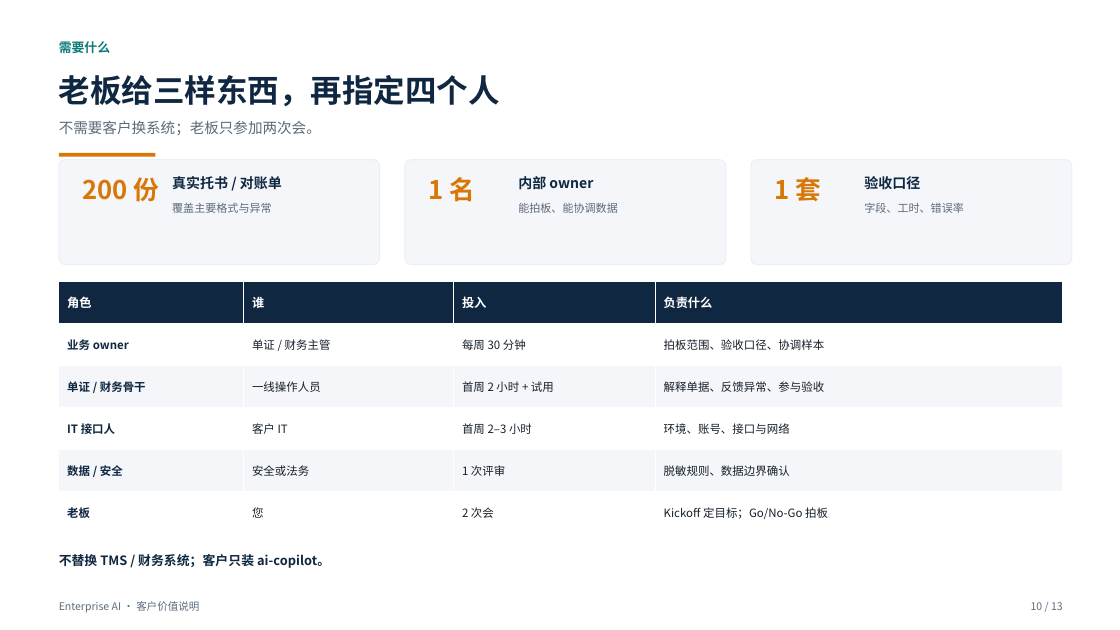
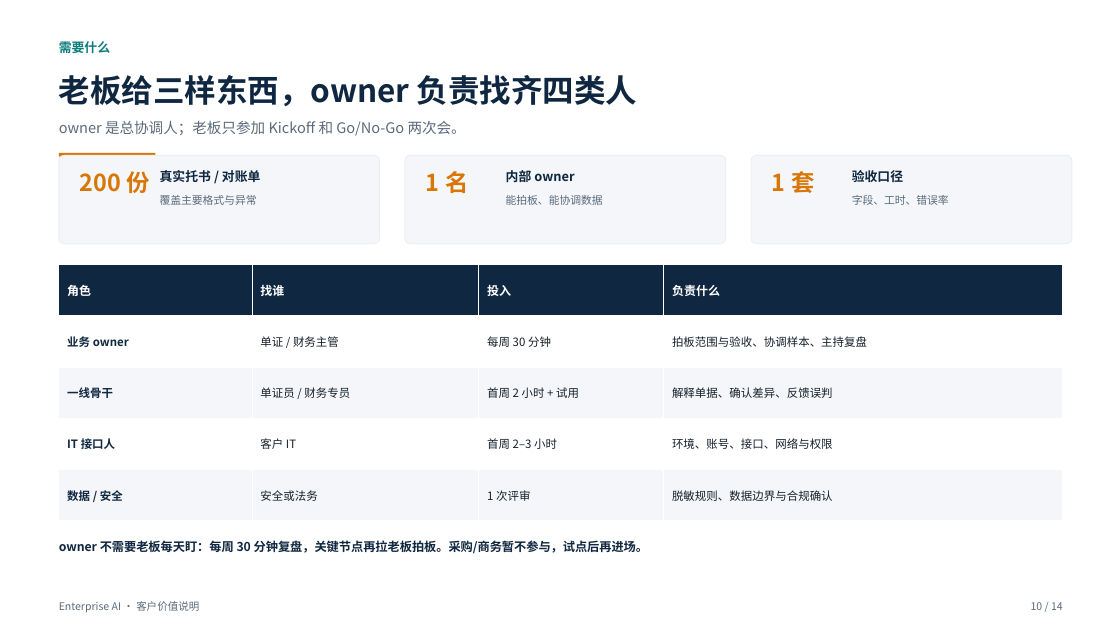
Before and after one commit to roma007/Enterprise-AI, a slide deck: slide 10 of 会客包/reports/客户老板版_系统能力介绍_2026-11-05.pptx. Drawn at 1120x630 pixels with LibreOffice and Linux fonts; fonts in the diff are those of the drawing. Boxes give left, top, right and bottom in pixels: in the first picture for what was removed or moved away, otherwise in the second. Text is boxed around its words. In the diff, an @@ line names an element or a change of style, - is before the commit and + after.

Commit message:
docs: 细化 owner 分工与三阶段配合

```diff
--- a/会客包/reports/客户老板版_系统能力介绍_2026-11-05.pptx
+++ b/会客包/reports/客户老板版_系统能力介绍_2026-11-05.pptx
@@ text at (x1=59, y1=75, x2=638, y2=106): text changed @@
-老板给三样东西，再指定四个人
+老板给三样东西，owner 负责找齐四类人
@@ text at (x1=59, y1=120, x2=466, y2=136): text changed @@
-不需要客户换系统；老板只参加两次会。
+owner 是总协调人；老板只参加 Kickoff 和 Go/No-Go 两次会。
@@ rounded rectangle resized from (x1=59, y1=160, x2=380, y2=265) to (x1=59, y1=155, x2=380, y2=244) @@
@@ text "真实托书 / 对账单" moved from (x1=172, y1=176, x2=282, y2=190) to (x1=160, y1=170, x2=261, y2=182) @@
@@ rounded rectangle resized from (x1=405, y1=160, x2=726, y2=265) to (x1=405, y1=155, x2=726, y2=244) @@
@@ text "内部 owner" moved from (x1=518, y1=176, x2=593, y2=189) to (x1=506, y1=170, x2=574, y2=182) @@
@@ rounded rectangle resized from (x1=751, y1=160, x2=1072, y2=265) to (x1=751, y1=155, x2=1072, y2=244) @@
@@ size 22 to 20 pt in 3 elements at (x1=80, y1=171, x2=149, y2=193), (x1=426, y1=171, x2=468, y2=193), (x1=772, y1=171, x2=814, y2=193) @@
@@ size 12 to 11 pt in 3 elements at (x1=160, y1=170, x2=261, y2=182), (x1=506, y1=170, x2=574, y2=182), (x1=852, y1=170, x2=903, y2=182) @@
@@ text "验收口径" moved from (x1=864, y1=176, x2=920, y2=189) to (x1=852, y1=170, x2=903, y2=182) @@
@@ text "覆盖主要格式与异常" moved from (x1=172, y1=203, x2=272, y2=213) to (x1=160, y1=195, x2=257, y2=205) @@
@@ size 9.5 to 9.3 pt in 3 elements at (x1=160, y1=195, x2=257, y2=205), (x1=852, y1=195, x2=949, y2=205), (x1=506, y1=195, x2=603, y2=205) @@
@@ text "能拍板、能协调数据" moved from (x1=518, y1=203, x2=618, y2=213) to (x1=506, y1=195, x2=603, y2=205) @@
@@ text "字段、工时、错误率" moved from (x1=864, y1=203, x2=964, y2=213) to (x1=852, y1=195, x2=949, y2=205) @@
@@ table at (x1=59, y1=265, x2=1063, y2=521) @@
-row 1: 角色 | 谁 | 投入 | 负责什么
-row 2: 业务 owner | 单证 / 财务主管 | 每周 30 分钟 | 拍板范围、验收口径、协调样本
-row 3: 单证 / 财务骨干 | 一线操作人员 | 首周 2 小时 + 试用 | 解释单据、反馈异常、参与验收
-row 4: IT 接口人 | 客户 IT | 首周 2–3 小时 | 环境、账号、接口与网络
-row 5: 数据 / 安全 | 安全或法务 | 1 次评审 | 脱敏规则、数据边界确认
-row 6: 老板 | 您 | 2 次会 | Kickoff 定目标；Go/No-Go 拍板
+row 1: 角色 | 找谁 | 投入 | 负责什么
+row 2: 业务 owner | 单证 / 财务主管 | 每周 30 分钟 | 拍板范围与验收、协调样本、主持复盘
+row 3: 一线骨干 | 单证员 / 财务专员 | 首周 2 小时 + 试用 | 解释单据、确认差异、反馈误判
+row 4: IT 接口人 | 客户 IT | 首周 2–3 小时 | 环境、账号、接口、网络与权限
+row 5: 数据 / 安全 | 安全或法务 | 1 次评审 | 脱敏规则、数据边界与合规确认
@@ table moved from (x1=59, y1=281, x2=1063, y2=534) to (x1=59, y1=265, x2=1063, y2=521) @@
@@ text at (x1=59, y1=540, x2=648, y2=554): text changed; size 11 to 10.5 pt @@
-不替换 TMS / 财务系统；客户只装 ai-copilot。
+owner 不需要老板每天盯：每周 30 分钟复盘，关键节点再拉老板拍板。采购/商务暂不参与，试点后再进场。
@@ text at (x1=1031, y1=602, x2=1063, y2=610): text changed @@
-10 / 13
+10 / 14
```
Also in this commit, not shown: 10 other slides changed, 1 slide added, 3 other files.
